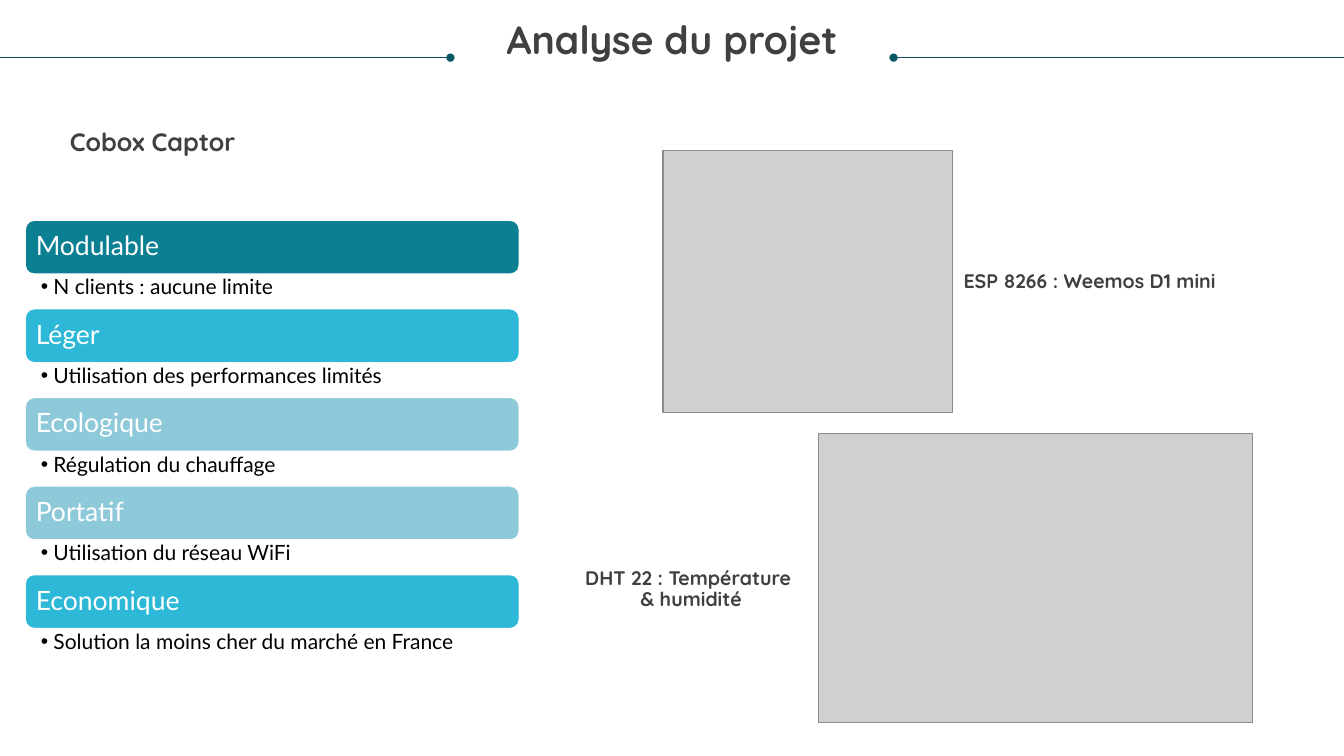
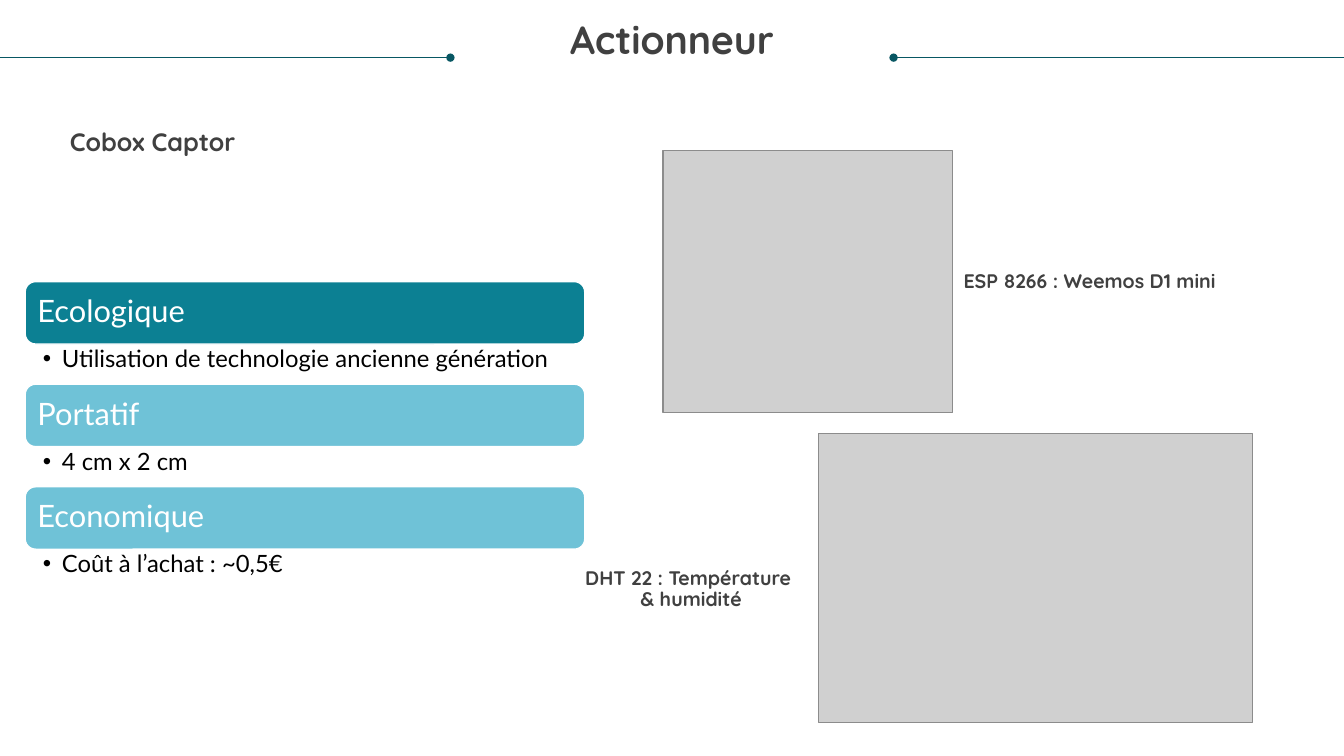
Before and after one commit to hackersoft13/Cobox, a slide deck: slide 12 of Doc/Cobox.pptx (slide 11 before the commit). Drawn at 1344x756 pixels with LibreOffice and Linux fonts; fonts in the diff are those of the drawing; grey boxes stand for pictures. Boxes give left, top, right and bottom in pixels: in the first picture for what was removed or moved away, otherwise in the second. Text is boxed around its words. In the diff, an @@ line names an element or a change of style, - is before the commit and + after.

Commit message:
Final PPT

```diff
--- a/Doc/Cobox.pptx
+++ b/Doc/Cobox.pptx
@@ text at <box>570,26,774,55</box>: text changed @@
-Analyse du projet
+Actionneur
@@ rounded rectangle: place and size @@
-rounded rectangle at <box>25,220,519,273</box>
+rounded rectangle at <box>25,281,585,344</box>
@@ size 19 to 22 pt; more space between paragraphs in 3 elements at <box>37,504,204,532</box>, <box>37,402,139,425</box>, <box>37,299,184,328</box> @@
@@ text "Ecologique": place and size @@
-text "Ecologique" at <box>36,412,163,437</box>
+text "Ecologique" at <box>37,299,184,328</box>
@@ text added at <box>62,349,548,372</box>, 17 pt, text #000000 @@
+  •• Utilisation de technologie ancienne génération
@@ rounded rectangle at <box>25,384,585,447</box>: fill #8FCADA to #71C2D6 @@
@@ rounded rectangle: place and size @@
-rounded rectangle at <box>25,397,519,451</box>
+rounded rectangle at <box>25,384,585,447</box>
@@ text "Portatif": place and size @@
-text "Portatif" at <box>36,501,124,521</box>
+text "Portatif" at <box>37,402,139,425</box>
@@ text added at <box>62,452,188,470</box>, 17 pt, text #000000 @@
+  •• 4 cm x 2 cm
@@ rounded rectangle: place and size @@
-rounded rectangle at <box>25,486,519,539</box>
+rounded rectangle at <box>25,487,585,549</box>
@@ rounded rectangle at <box>25,487,585,549</box>: fill #8FCADA to #71C2D6 @@
@@ text "Economique": place and size @@
-text "Economique" at <box>36,590,180,615</box>
+text "Economique" at <box>37,504,204,532</box>
@@ text added at <box>62,554,283,575</box>, 17 pt, text #000000 @@
+  •• Coût à l’achat : ~0,5€
@@ group removed at <box>25,235,519,649</box>: 7 texts, 2 rounded rectangles @@
-Modulable
-  •• N clients : aucune limite
-Léger
-  •• Utilisation des performances limités
-  •• Régulation du chauffage
-  •• Utilisation du réseau WiFi
-  •• Solution la moins cher du marché en France
```
Also in this commit, not shown: 7 other slides changed, 5 slides added, 1 slide removed.
